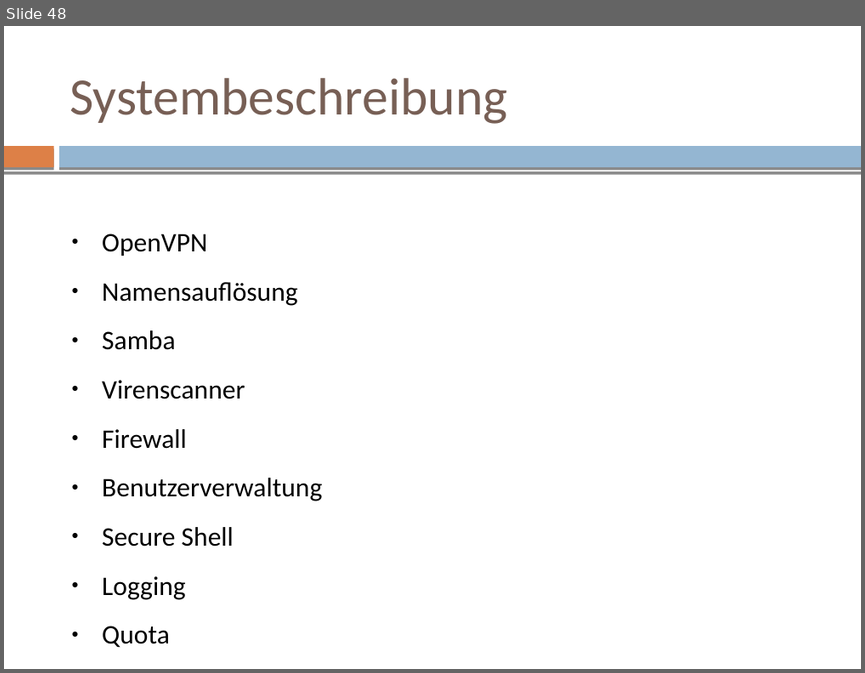
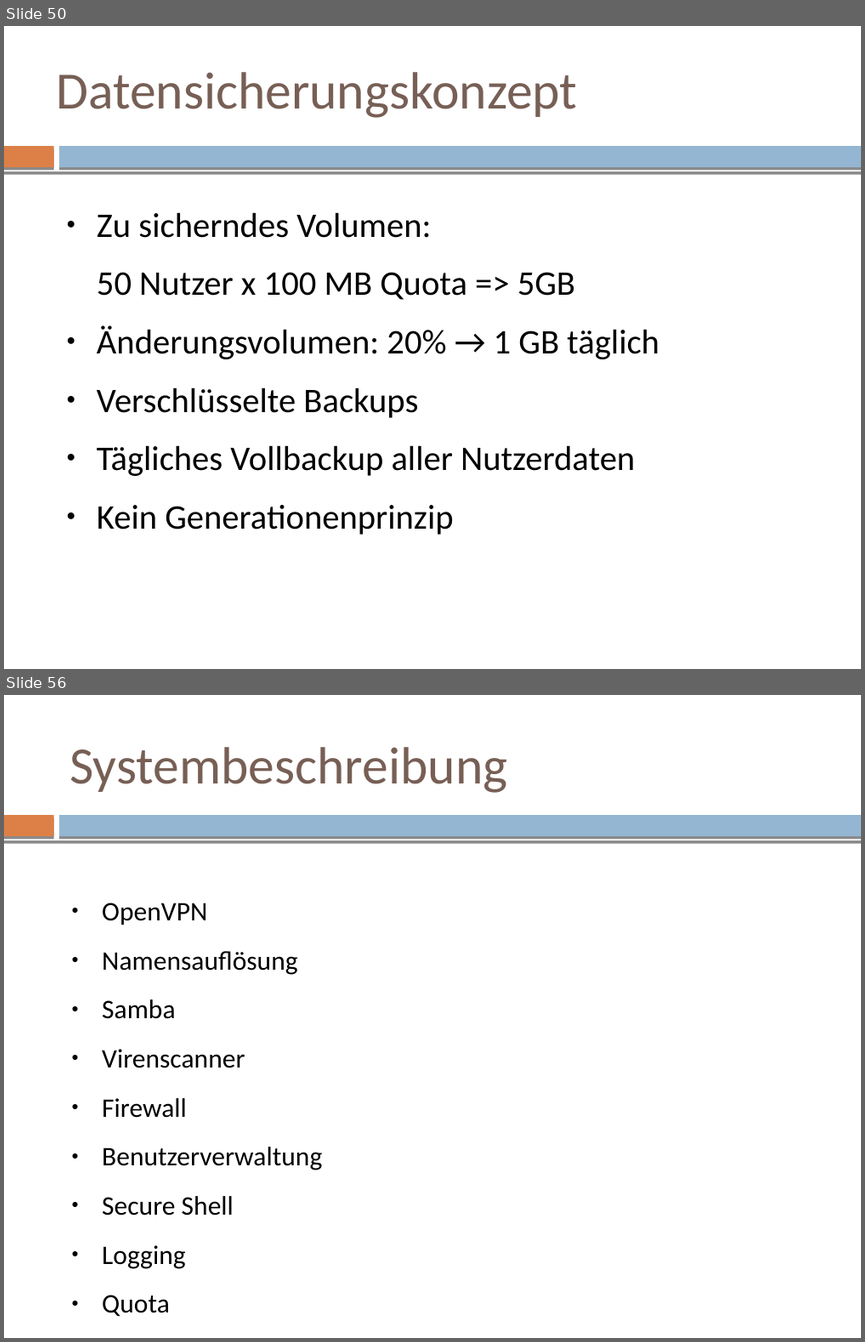
Before and after one commit to mvw/Wilddiebe10, a slide deck: keynote/keynote.odp. Shown one above the other, each under a label of ours: slide 48 before the commit, slides 50 and 56 after it; the slides between them are not shown. The pictures are 865x673 and 865x1342 pixels, drawn with LibreOffice and Linux fonts; fonts in the diff are those of the drawing. Boxes give left, top, right and bottom in pixels: in the first picture for what was removed or moved away, otherwise in the second. Text is boxed around its words. In the diff, an @@ line names an element or a change of style, - is before the commit and + after.

Commit message:
keynote: manual merge of datensicherung

```diff
--- a/keynote/keynote.odp
+++ b/keynote/keynote.odp
@@ slide 50 added at (4, 26, 861, 669), background #FFFFFF; not listed: 3 template elements that a slide beside it also shows @@
@@ title added at (56, 72, 577, 118), 44 pt, text #775F55 @@
+Datensicherungskonzept
@@ text added at (97, 212, 659, 534), 29 pt, text #000000 @@
+● Zu sicherndes Volumen:
+50 Nutzer x 100 MB Quota => 5GB
+● Änderungsvolumen: 20% → 1 GB täglich
+● Verschlüsselte Backups
+● Tägliches Vollbackup aller Nutzerdaten
+● Kein Generationenprinzip
@@ what was slide 48 is now slide 56 @@
```
Also in this commit, not shown: 1 slide changed, 7 other slides added, 1 other file.
